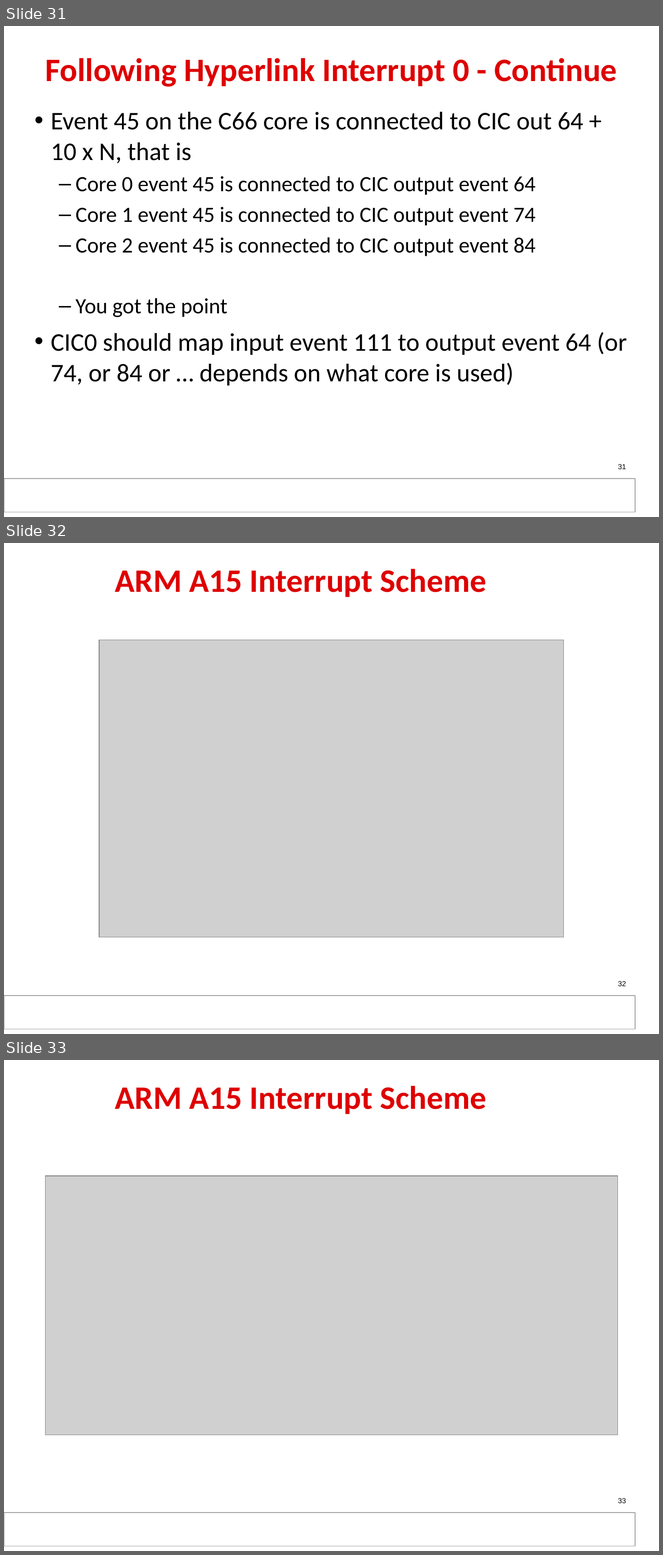
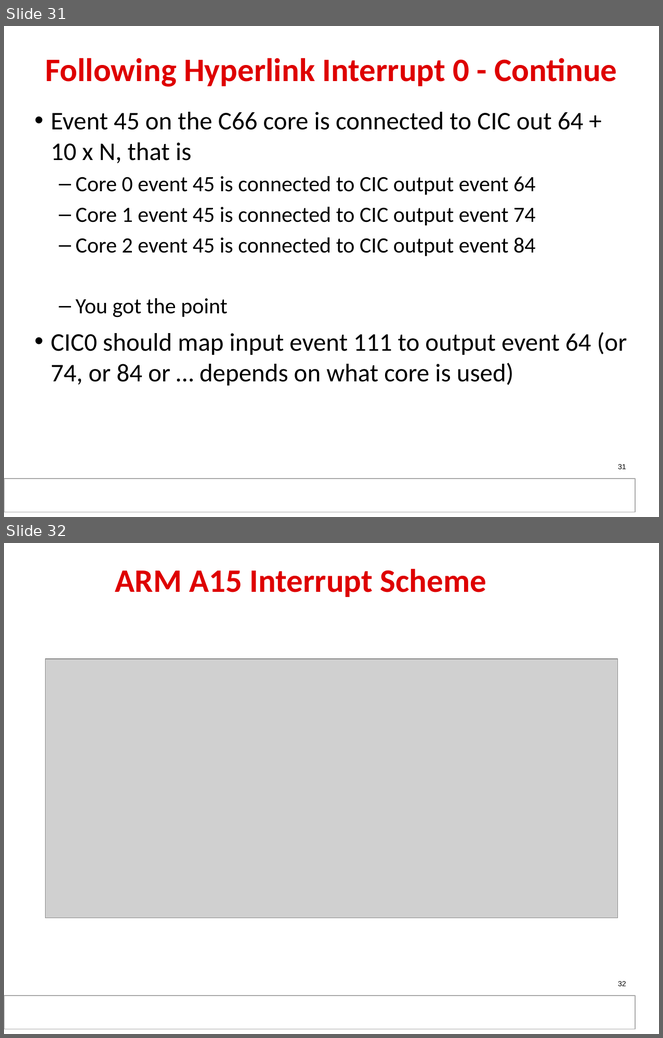
Before and after one commit to hari1989/keystone-workshop, a slide deck: slides/KeyStone_Interrupts.pptx. Shown one above the other, each under a label of ours: slides 31, 32 and 33 before the commit, slides 31 and 32 after it. The pictures are 663x1555 and 663x1038 pixels, drawn with LibreOffice and Linux fonts; fonts in the diff are those of the drawing; grey boxes stand for pictures; background and template pictures are left out. Boxes give left, top, right and bottom in pixels: in the first picture for what was removed or moved away, otherwise in the second. Text is boxed around its words. In the diff, an @@ line names an element or a change of style, - is before the commit and + after.

Commit message:
Updated teh presentation.  Need to change the last slides background window

```diff
--- a/slides/KeyStone_Interrupts.pptx
+++ b/slides/KeyStone_Interrupts.pptx
@@ slide 32 removed at (x1=4, y1=543, x2=659, y2=1034), background #FFFFFF; not listed: 2 template elements that a slide beside it also shows @@
@@ text removed at (x1=115, y1=568, x2=487, y2=597) @@
-ARM A15 Interrupt Scheme
@@ picture removed at (x1=99, y1=640, x2=564, y2=938) @@
@@ page number removed at (x1=618, y1=981, x2=626, y2=987) @@
-32
@@ what was slide 33 is now slide 32 @@
@@ page number at (x1=618, y1=981, x2=626, y2=987): text changed @@
-33
+32
```
